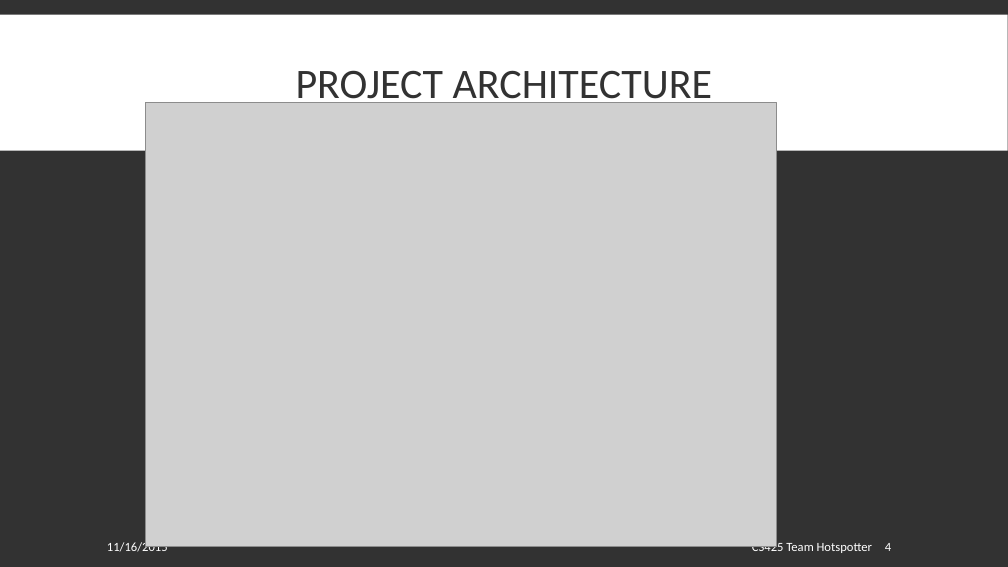
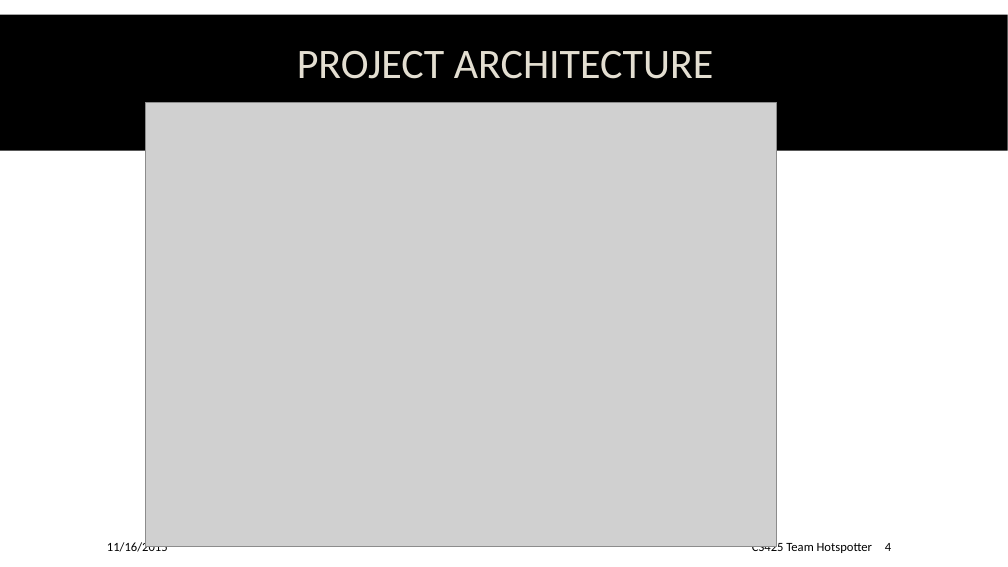
Before and after one commit to spesmit/hotspotter, a slide deck: slide 4 of Documentation/Presentations/CS499 Final Presentation.pptx. Drawn at 1008x567 pixels with LibreOffice and Linux fonts; fonts in the diff are those of the drawing; grey boxes stand for pictures; background and template pictures are left out. Boxes give left, top, right and bottom in pixels: in the first picture for what was removed or moved away, otherwise in the second. Text is boxed around its words. In the diff, an @@ line names an element or a change of style, - is before the commit and + after.

Commit message:
changed color scheme

```diff
--- a/Documentation/Presentations/CS499 Final Presentation.pptx
+++ b/Documentation/Presentations/CS499 Final Presentation.pptx
@@ background #323232 to picture (left out) @@
@@ rectangle at (0,14,1008,150): fill #FFFFFF to #000000 @@
@@ title "PROJECT ARCHITECTURE": place and size @@
-title "PROJECT ARCHITECTURE" at (296,70,712,109)
+title "PROJECT ARCHITECTURE" at (297,50,713,79)
@@ title "PROJECT ARCHITECTURE" at (297,50,713,79): text colour #323232 to #E3DED1 @@
@@ text colour #FFFFFF to #000000 in 3 elements at (107,540,168,552), (752,540,872,554), (885,543,891,551) @@
```
Also in this commit, not shown: 8 other slides changed.
